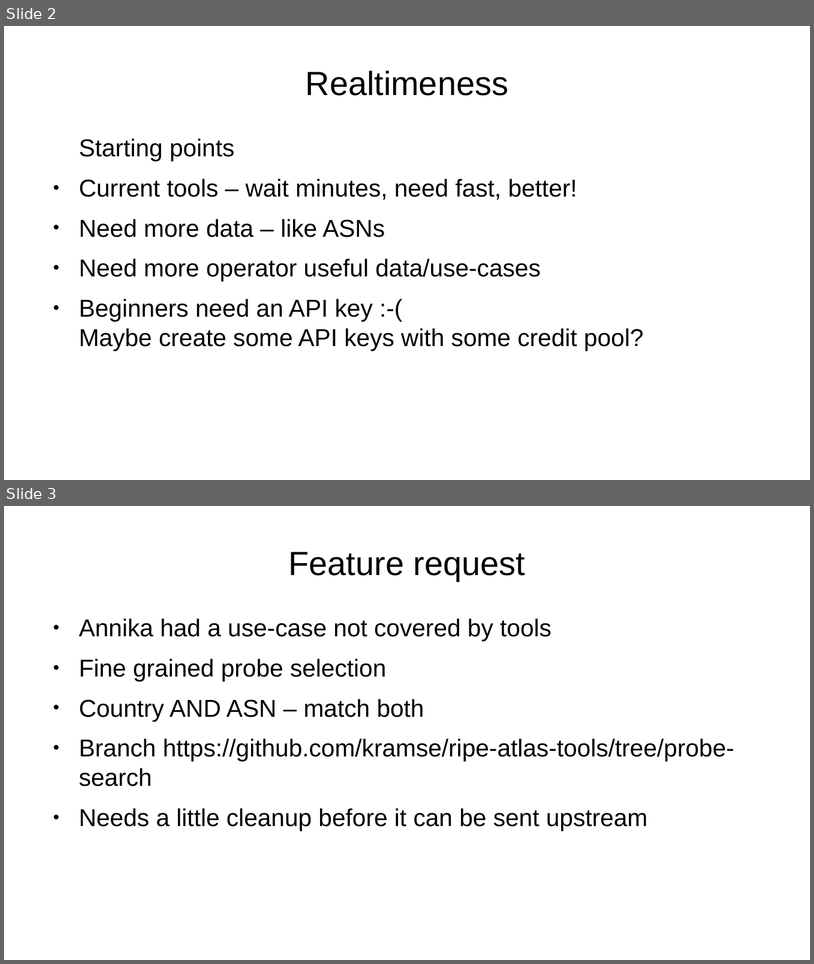
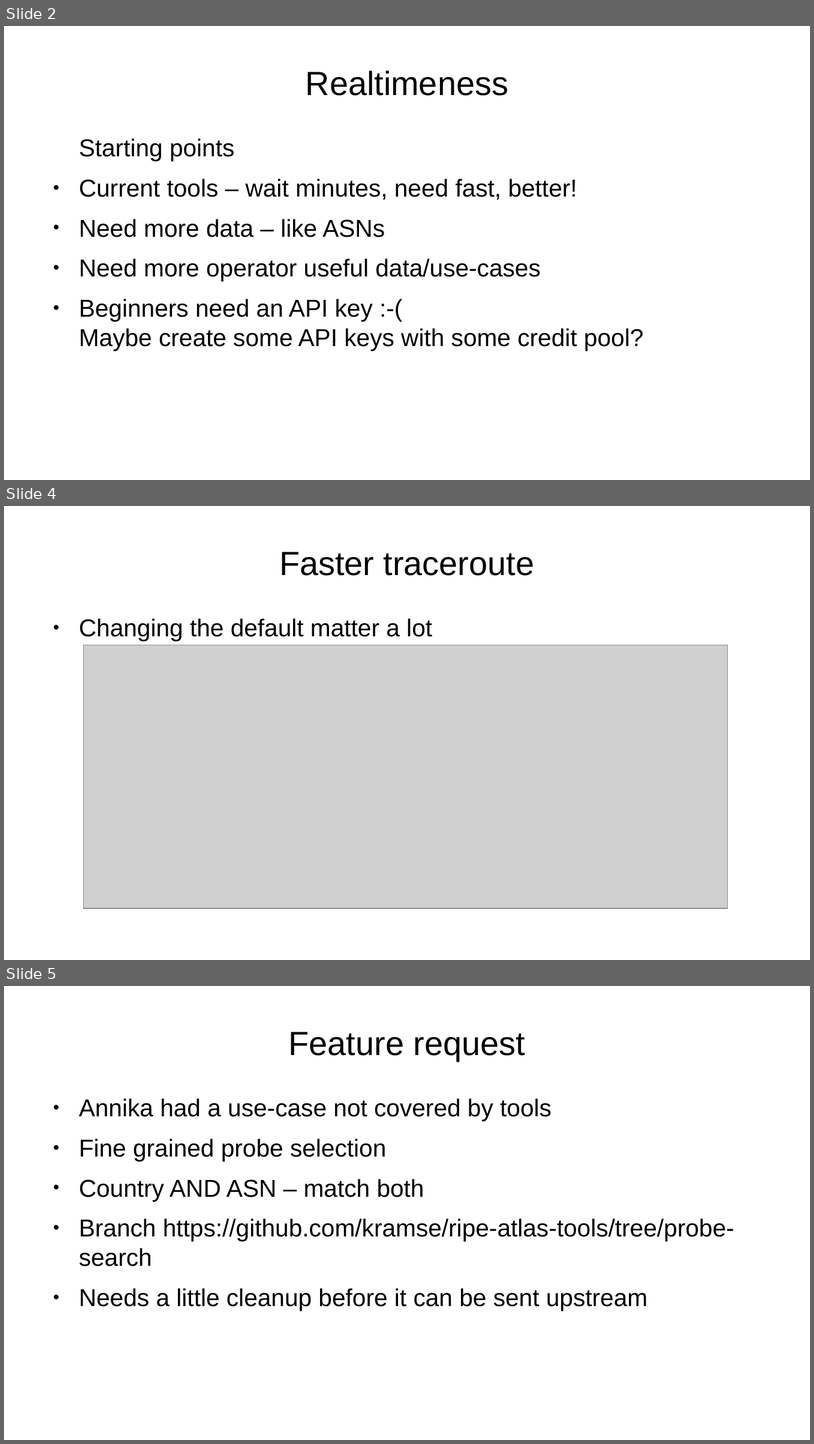
Before and after one commit to kramse/ripe-atlas-tools, a slide deck: ripe-hackdub18.odp. Shown one above the other, each under a label of ours: slides 2 and 3 before the commit, slides 2, 4 and 5 after it; the slides between them are not shown. The pictures are 814x964 and 814x1444 pixels, drawn with LibreOffice and Linux fonts; fonts in the diff are those of the drawing; grey boxes stand for pictures. Boxes give left, top, right and bottom in pixels: in the first picture for what was removed or moved away, otherwise in the second. Text is boxed around its words. In the diff, an @@ line names an element or a change of style, - is before the commit and + after.

```diff
--- a/ripe-hackdub18.odp
+++ b/ripe-hackdub18.odp
@@ slide 4 added at [4,506,810,960], background #FFFFFF @@
@@ title added at [279,552,534,576], 33 pt, text #000000 @@
+Faster traceroute
@@ text added at [79,618,432,641], 24 pt, text #000000 @@
+● Changing the default matter a lot
@@ picture added at [84,645,728,909] @@
@@ what was slide 3 is now slide 5 @@
```
Also in this commit, not shown: 1 slide changed, 3 other slides added, 1 other file.
